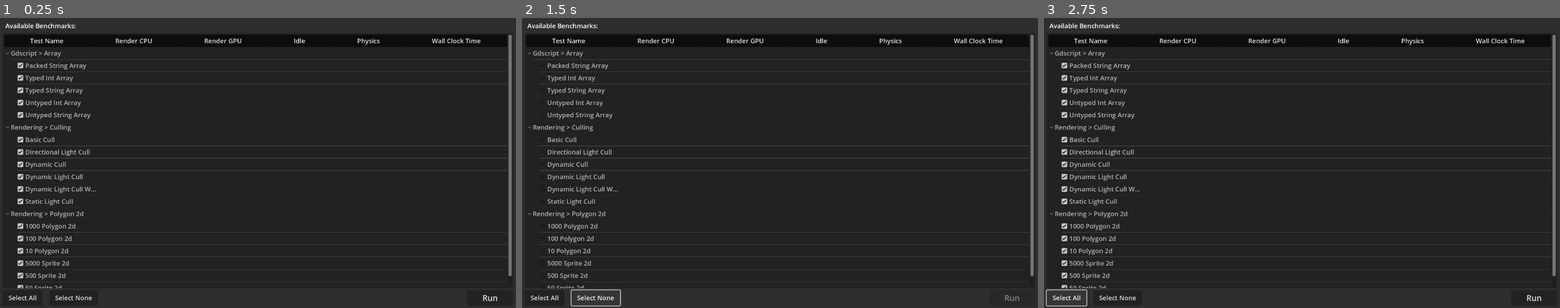
Above: before the commit, frames 1-3 (left to right).
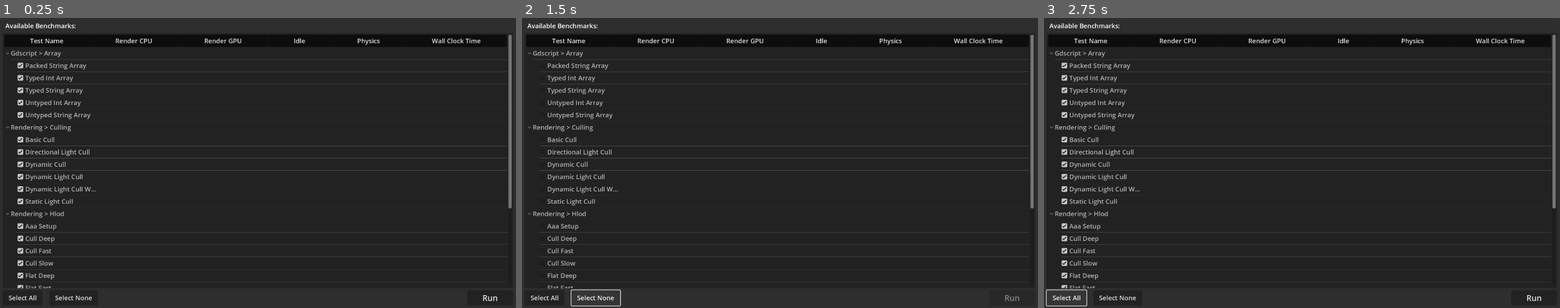
Above: after the commit, the same moments.

Repository: godotengine/godot-benchmarks
Game: Godot game, scene res://main.tscn
The game is run twice, just before and just after one commit, with the same random seed, the same clock (stepped at 60 frames per second) and the same inputs.
Inputs:
- Up to frame 1 (0.25 s): no input
- Up to frame 2 (1.5 s): click "Select All" at 0.5 s; click "Select None" at 1.25 s
- Up to frame 3 (2.75 s): click "Select All" at 2 s

The runs differ from the first frame. In frame 1, 0.7% of the frame differs, in the area x 4-100%, y 65-94%; in frame 2, 0.7%; in frame 3, 0.7%.

Commit message:
Add HLOD benchmarks

Diff:
--- /dev/null
+++ b/benchmarks/rendering/hlod.gd
@@ -0,0 +1,140 @@
+extends Benchmark
+
+# Benchmarks very deep HLODs and their interactions with occlusion culling.
+#
+# benchmark_flat/cull_*():
+#   Test the interaction between HLODs and culling.
+# benchmark_*_fast/slow():
+#   Test the effect of faster camera (more visibility range changes per second).
+# benchmark_*_slow/deep():
+#   Test the effect of a deeper HLOD tree showing the same LODs.
+#   Should have identical performance but slower construction time.
+
+
+# Approximate limit
+const NUMBER_OF_OBJECTS : float = 10_000
+
+var wire_mesh : Mesh
+
+func _init() -> void:
+	test_render_cpu = true
+	test_render_gpu = true
+	var orad := 1.35     #outer radius
+	var irad := orad*0.8 #inner radius
+
+	# Implement the square as a 4-sided circle, rotated 45 degrees
+	wire_mesh = ImmediateMesh.new()
+	wire_mesh.surface_begin(Mesh.PRIMITIVE_TRIANGLE_STRIP)
+	for i in 5:
+		var ang : float = (i-0.5)*0.5*PI
+		wire_mesh.surface_add_vertex(Vector3(cos(ang)*irad, 0, sin(ang)*irad))
+		wire_mesh.surface_add_vertex(Vector3(cos(ang)*orad, 0, sin(ang)*orad))
+	wire_mesh.surface_end()
+
+	var material := StandardMaterial3D.new()
+	material.emission = Color("#fff")
+	material.emission_enabled = true
+	material.cull_mode = StandardMaterial3D.CULL_DISABLED
+	wire_mesh.surface_set_material(0, material)
+
+
+class Rotater extends Node3D:
+	var speed := 1.0
+	func _init(_speed: float):
+		speed = _speed
+	func _process(delta: float) -> void:
+		rotate_y(delta * speed)
+
+func attach_model_recursive(parent: Node3D, recursion_depth: float, global_scale: float = 1.0, vp: String = ""):
+	recursion_depth /= 4.0
+
+	for y in 2:
+		for x in 2:
+			var model := MeshInstance3D.new()
+			model.visibility_range_fade_mode = GeometryInstance3D.VISIBILITY_RANGE_FADE_DISABLED
+			model.visibility_parent = NodePath(vp)
+
+			model.position.x = x-0.5
+			model.position.z = y-0.5
+			model.scale *= 0.5
+			model.mesh = wire_mesh
+			if recursion_depth > 1.0:
+				model.visibility_range_begin = global_scale * sqrt(NUMBER_OF_OBJECTS) * 0.12
+				model.visibility_range_begin_margin = 0.01
+				attach_model_recursive(model, recursion_depth, global_scale/2.0, "..")
+			parent.add_child(model)
+
+func attach_occluder(parent: Node3D):
+	var occluder := OccluderInstance3D.new()
+	occluder.occluder = QuadOccluder3D.new()
+	# Orient to match PlaneMesh
+	occluder.occluder.size *= 2
+	occluder.rotate_x(PI*-0.5)
+	parent.add_child(occluder)
+
+
+func create_plane(speed: float, obj_multiplier: float = 1.0) -> Node3D:
+	var scene_root := Node3D.new()
+	var rotater := Rotater.new(speed)
+	var cam := Camera3D.new()
+	cam.position.y = 0.3
+	cam.position.z = 1.0
+	cam.rotate_x(-.8)
+	rotater.add_child(cam)
+	scene_root.add_child(rotater)
+
+	attach_occluder(scene_root)
+	attach_model_recursive(scene_root, NUMBER_OF_OBJECTS*obj_multiplier)
+	return scene_root
+
+func create_cylinder(speed: float, obj_multiplier: float = 1.0) -> Node3D:
+	var scene_root := Node3D.new()
+	var rotater := Rotater.new(speed)
+	var cam := Camera3D.new()
+	# Place camera in middle of cylinder so that there's frustum culling
+	cam.position.y = 1.1
+	cam.position.z = -1.1
+	cam.rotate_x(-.6)
+	cam.rotate_y(1.5)
+	rotater.add_child(cam)
+	scene_root.add_child(rotater)
+
+	const num_facets = 16
+	for i in num_facets:
+		# Alternate between two separate radii so that there's occlusion
+		var radius : float = (i % 2) * 3.0 + 3.0
+		var ang : float = i*PI*2.0/num_facets
+		var panel := Node3D.new()
+		panel.position.x = cos(ang) * radius
+		panel.position.z = sin(ang) * radius
+		panel.rotate_z(PI*0.5)
+		panel.rotate_y(-ang)
+		# Flip every other panel to make backface issues more apparent
+		panel.rotate_y(i * PI)
+		attach_occluder(panel)
+		attach_model_recursive(panel, NUMBER_OF_OBJECTS*obj_multiplier/num_facets)
+		scene_root.add_child(panel)
+	return scene_root
+
+
+func benchmark_flat_slow() -> Node3D:
+	return create_plane(0.2)
+func benchmark_flat_deep() -> Node3D:
+	return create_plane(0.2, 4.0)
+func benchmark_flat_fast() -> Node3D:
+	return create_plane(5.0)
+
+func benchmark_cull_slow() -> Node3D:
+	return create_cylinder(0.2)
+func benchmark_cull_deep() -> Node3D:
+	return create_cylinder(0.2, 4.0)
+func benchmark_cull_fast() -> Node3D:
+	return create_cylinder(5.0)
+
+# Smoke test
+func benchmark_aaa_setup():
+	for i in 20:
+		print("Iteration ", i)
+		var tmp := Node3D.new()
+		attach_model_recursive(tmp, NUMBER_OF_OBJECTS)
+		tmp.free()
--- a/project.godot
+++ b/project.godot
@@ -38,3 +38,7 @@
 [gui]
 
 theme/default_theme_scale=1.5
+
+[rendering]
+
+occlusion_culling/use_occlusion_culling=true
